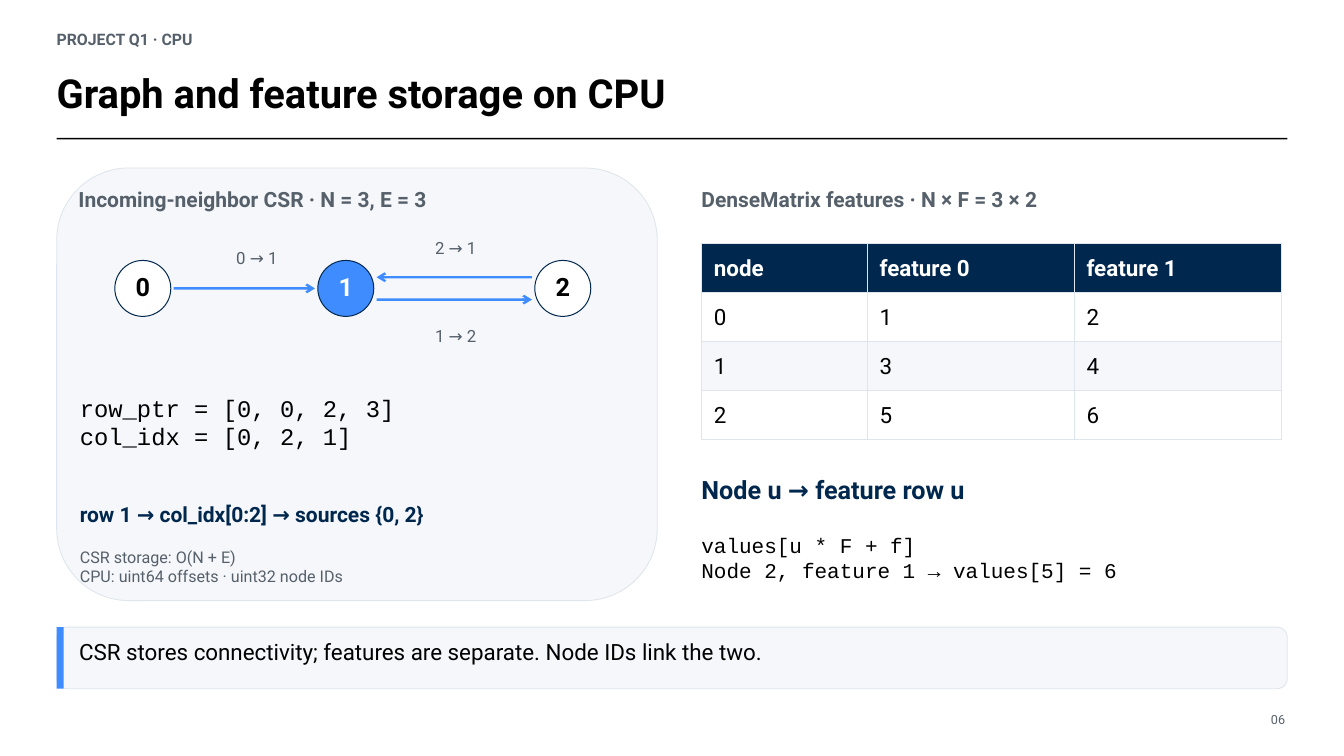
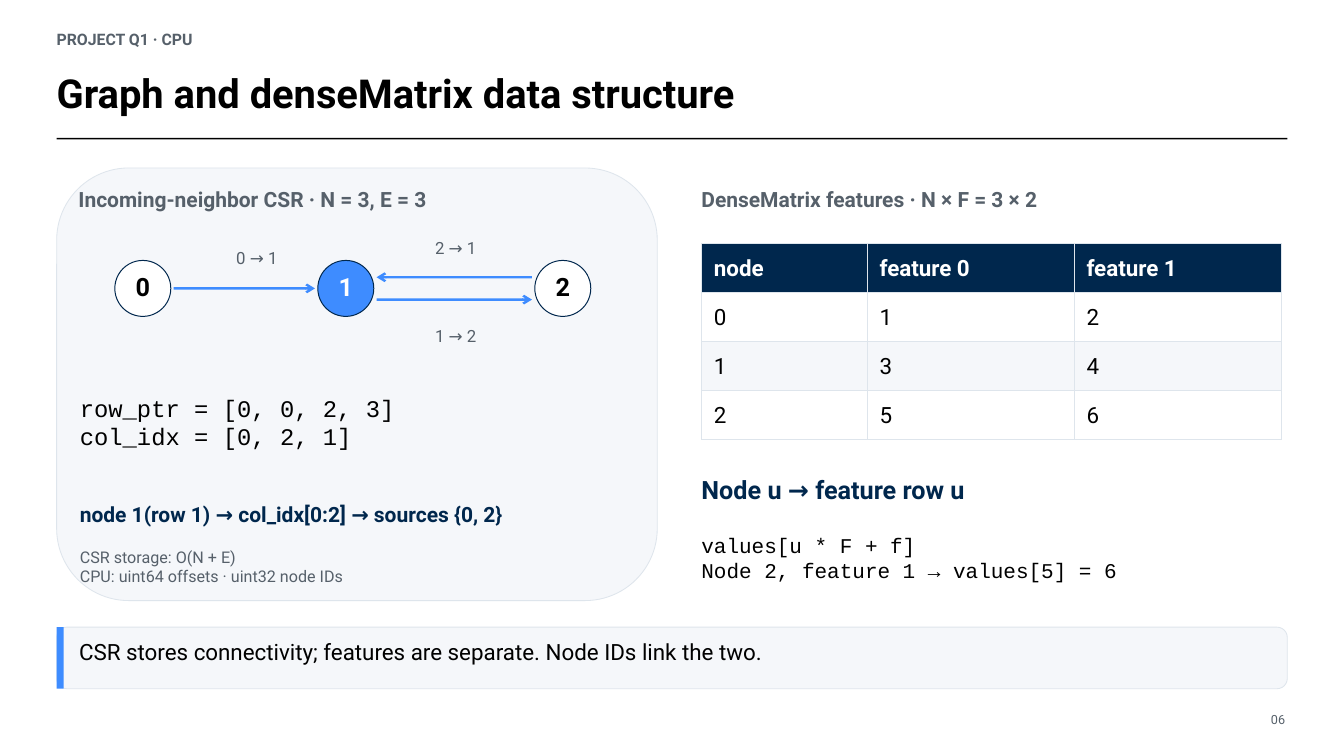
Before and after one commit to numei/gnni_on_gpus, a slide deck: slide 6 of docs/Q1-presentation-final.pptx. Drawn at 1344x756 pixels with LibreOffice and Linux fonts; fonts in the diff are those of the drawing. Boxes give left, top, right and bottom in pixels: in the first picture for what was removed or moved away, otherwise in the second. Text is boxed around its words. In the diff, an @@ line names an element or a change of style, - is before the commit and + after.

```diff
--- a/docs/Q1-presentation-final.pptx
+++ b/docs/Q1-presentation-final.pptx
@@ text at (57,78,734,116): text changed @@
-Graph and feature storage on CPU
+Graph and denseMatrix data structure
@@ text at (80,504,502,527): text changed @@
-row 1 → col_idx[0:2] → sources {0, 2}
+node 1(row 1) → col_idx[0:2] → sources {0, 2}
```
Also in this commit, not shown: 22 other slides changed, 1 other file.
